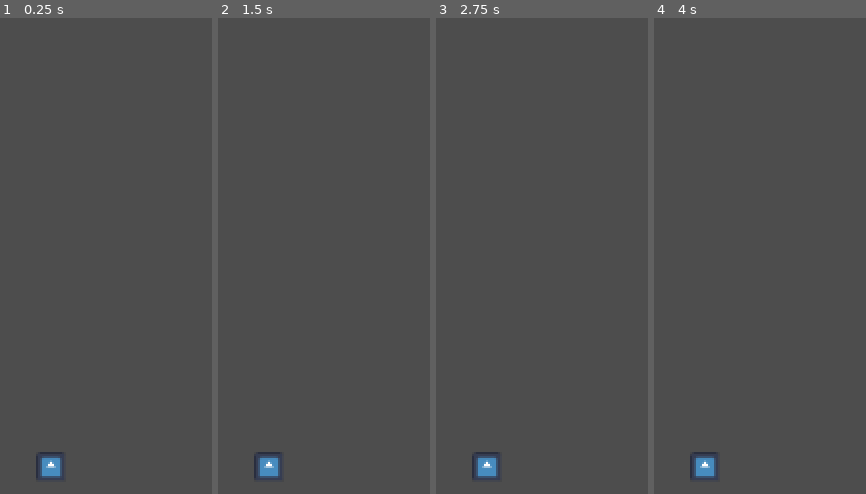
Above: before the commit, frames 1-4 (left to right).
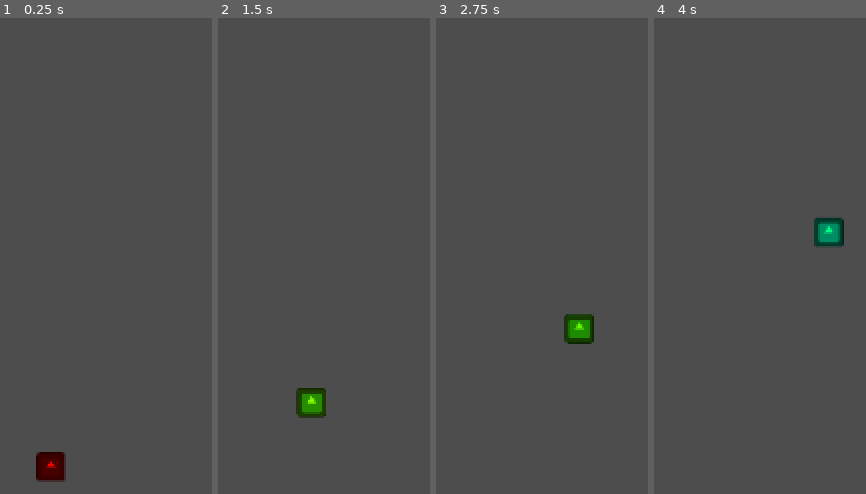
Above: after the commit, the same moments.

Repository: Setry/gj-solo
Game: Godot game, scene res://Scenes/MainTest.tscn
Two runs of this game, one before a commit and one after it. Both use one fixed random seed, a clock stepped at 60 frames per second and the inputs below. The engine's default icon, where the game draws it, is replaced by a stand-in: a white triangle on a blue panel in a dark square.
Inputs:
- Up to frame 1 (0.25 s): no input
- Up to frame 2 (1.5 s): tap Enter at 0.5 s; hold Space (press, bound only after the commit) 0.53-1.28 s; tap Space (press, bound only after the commit) at 1.35 s
- Up to frame 3 (2.75 s): tap Space (press, bound only after the commit) at 2 s; hold Space (press, bound only after the commit) from 2.03 s (still down)
- Up to frame 4 (4 s): tap Enter at 2.75 s; release Space (press, bound only after the commit) at 2.78 s; tap Space (press, bound only after the commit) at 2.85 s; hold Space (press, bound only after the commit) from 3.53 s (still down)

The runs differ from the first frame. In frame 1, 0.9% of the frame differs, in the area x 16-32%, y 91-98%; in frame 2, 1.4%, in the area x 16-51%, y 77-97%; in frame 3, 1.4%; in frame 4, 1.4%.
Error before the commit: Parse Error: Identifier "sprite" not declared in the current scope. (res://scripts/CharSprite.gd:5)

Commit message:
Add some player logic

Diff:
--- a/project.godot
+++ b/project.godot
@@ -21,6 +21,11 @@
 "deadzone": 0.2,
 "events": []
 }
+press={
+"deadzone": 0.2,
+"events": [Object(InputEventKey,"resource_local_to_scene":false,"resource_name":"","device":0,"window_id":0,"alt_pressed":false,"shift_pressed":false,"ctrl_pressed":false,"meta_pressed":false,"pressed":false,"keycode":0,"physical_keycode":32,"key_label":0,"unicode":0,"location":0,"echo":false,"script":null)
+]
+}
 
 [rendering]
 
--- a/scripts/CharSprite.gd
+++ b/scripts/CharSprite.gd
@@ -1,6 +1,22 @@
 extends Sprite2D
 
+var hue: float = 0
+var pressed: bool = false
+var velocity: Vector2 = Vector2()
 
 func _process(delta):
-	sprite.modulate = Color(0, 0, 1)
-	sprite.modulate = Color(1, 1, 1)
+	if pressed:
+		hue += 0.005
+	self.modulate = Color.from_hsv(hue, 1, 1, 1)
+	self.position += velocity
+	#self.modulate = Color(0, 0, 1)
+	#self.modulate = Color(1, 1, 1)
+
+
+func _input(event: InputEvent) -> void:
+	if event.is_action_pressed("press"):
+		velocity = Vector2(randf() - 0.5, randf() - 0.5).normalized()
+		print("test")
+		pressed = true
+	elif event.is_action_released("press"):
+		pressed = false
